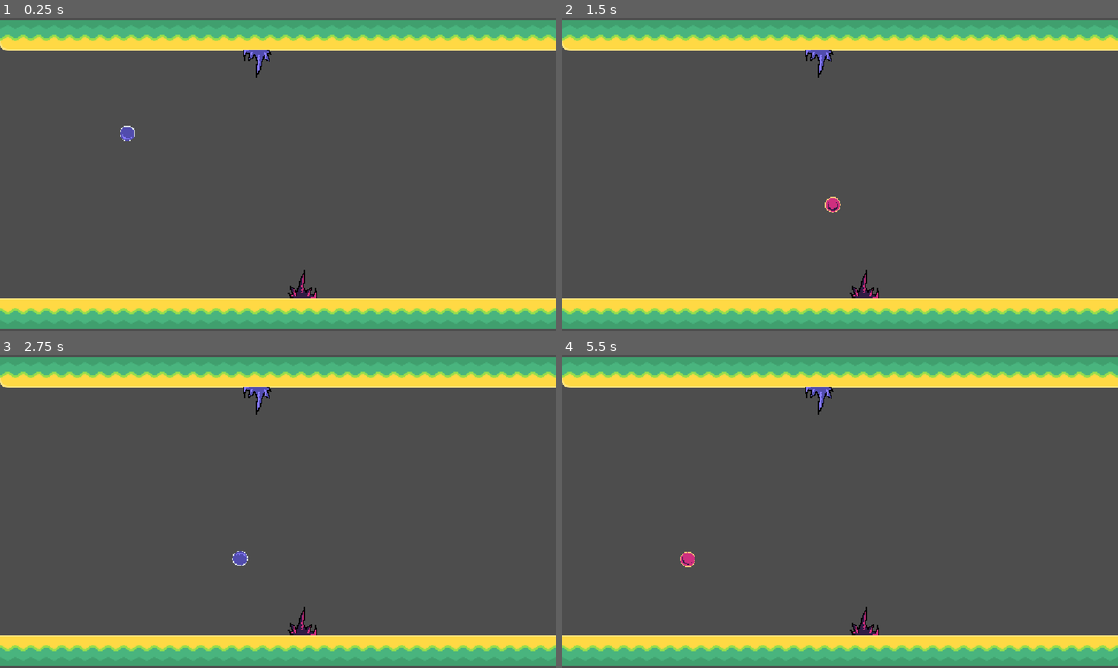
Above: before the commit, frames 1-4 (two rows, left to right).
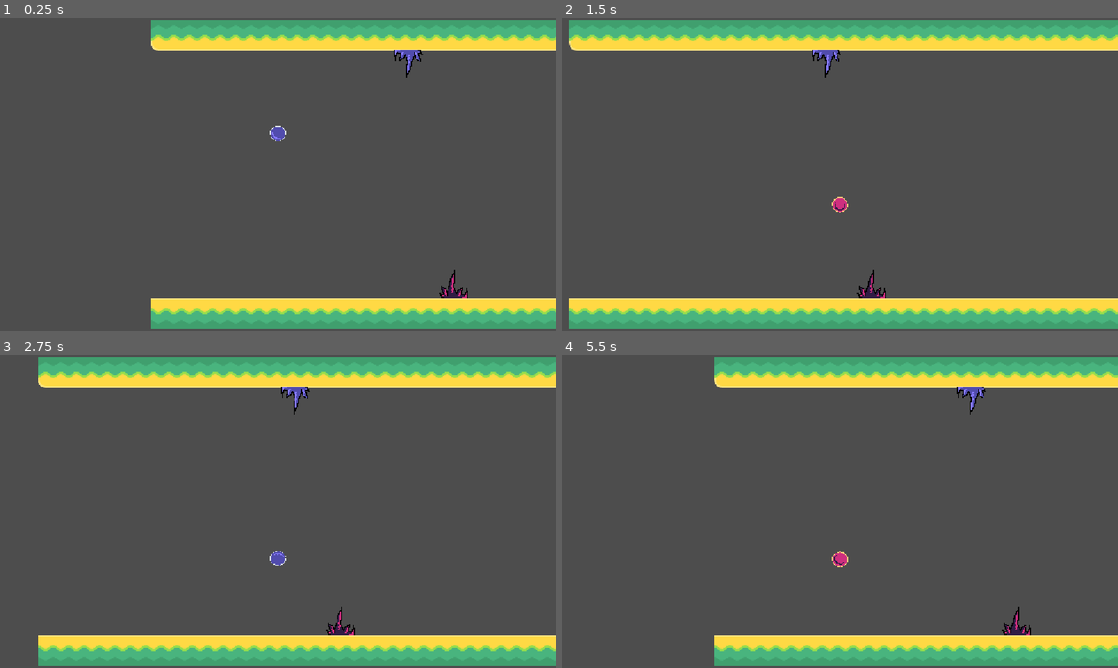
Above: after the commit, the same moments.

Repository: Unknown-device/Haven-game
Game: Godot game, scene res://main.tscn
The game is run twice, just before and just after one commit, with the same random seed, the same clock (stepped at 60 frames per second) and the same inputs.
Inputs:
- Up to frame 1 (0.25 s): no input
- Up to frame 2 (1.5 s): hold Right (ui_right) 0.53-1.28 s; hold Left (ui_left) from 1.28 s (still down)
- Up to frame 3 (2.75 s): release Left (ui_left) at 2.03 s; hold Right (ui_right) from 2.03 s (still down)
- Up to frame 4 (5.5 s): release Right (ui_right) at 3.53 s; hold Left (ui_left) from 3.53 s (still down)

The runs differ from the first frame. In frame 1, 8.0% of the frame differs, in the area x 0-100%, y 0-100%; in frame 2, 3.9%; in frame 3, 5.2%; in frame 4, 7.5%.

Commit message:
fix camera movement

Diff:
--- /dev/null
+++ b/camera_2d.gd
@@ -0,0 +1,12 @@
+extends Camera2D
+
+
+# Called when the node enters the scene tree for the first time.
+func _ready() -> void:
+	pass # Replace with function body.
+
+@export var target: Node2D
+
+# Called every frame. 'delta' is the elapsed time since the previous frame.
+func _process(delta: float) -> void:
+	global_position.x = target.global_position.x
--- a/main.tscn
+++ b/main.tscn
@@ -2,6 +2,7 @@
 
 [ext_resource type="PackedScene" uid="uid://neafyrt5gjco" path="res://ball.tscn" id="1_0xm2m"]
 [ext_resource type="PackedScene" uid="uid://bfuywkg4nxid7" path="res://pol.tscn" id="2_h2yge"]
+[ext_resource type="Script" uid="uid://boa5scnw8xkf7" path="res://camera_2d.gd" id="2_lquwl"]
 [ext_resource type="Script" uid="uid://rxm52wuppdwv" path="res://fall.gd" id="3_h2yge"]
 [ext_resource type="PackedScene" uid="uid://cmto3t4kbvspa" path="res://Assets/lvls/chunk01.tscn" id="4_chunk"]
 
@@ -10,8 +11,10 @@
 [node name="Chunk01" parent="." unique_id=1019789650 instance=ExtResource("4_chunk")]
 position = Vector2(0, 64)
 
-[node name="Camera2D" type="Camera2D" parent="." unique_id=1514455966]
+[node name="Camera2D" type="Camera2D" parent="." unique_id=1514455966 node_paths=PackedStringArray("target")]
 position = Vector2(576, 320)
+script = ExtResource("2_lquwl")
+target = NodePath("../Ball")
 
 [node name="Pluspol" parent="." unique_id=1514089214 instance=ExtResource("2_h2yge")]
 position = Vector2(256, 576)
Not shown, added: camera_2d.gd.uid
